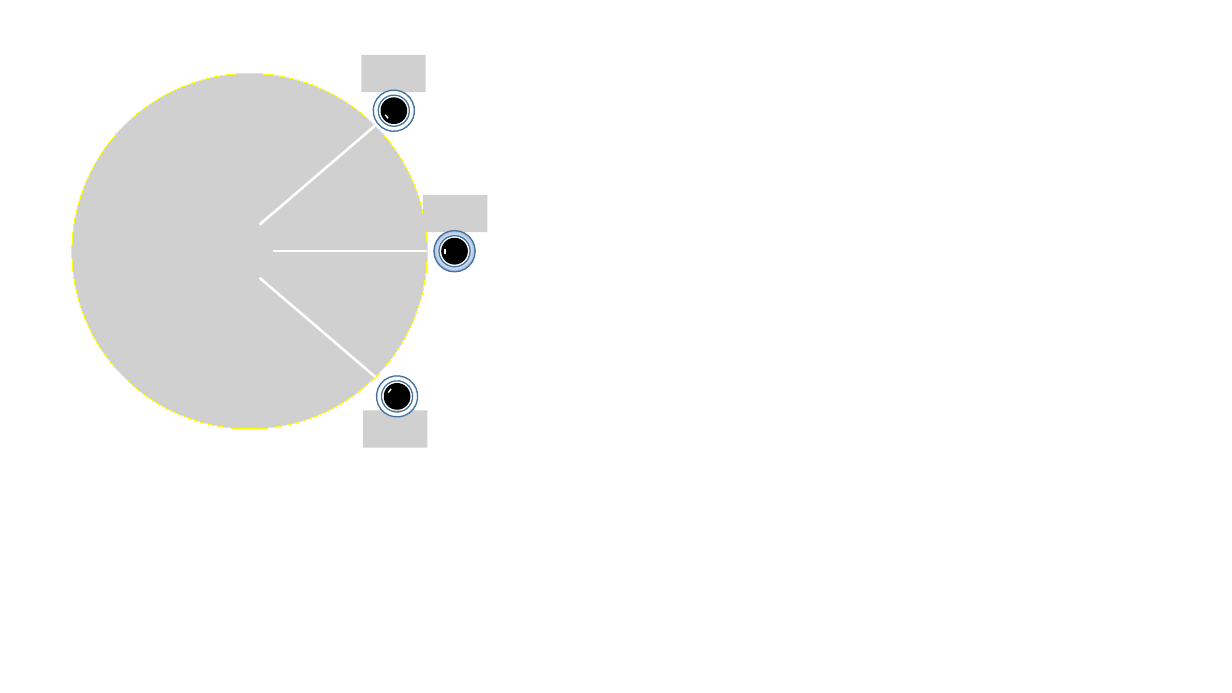
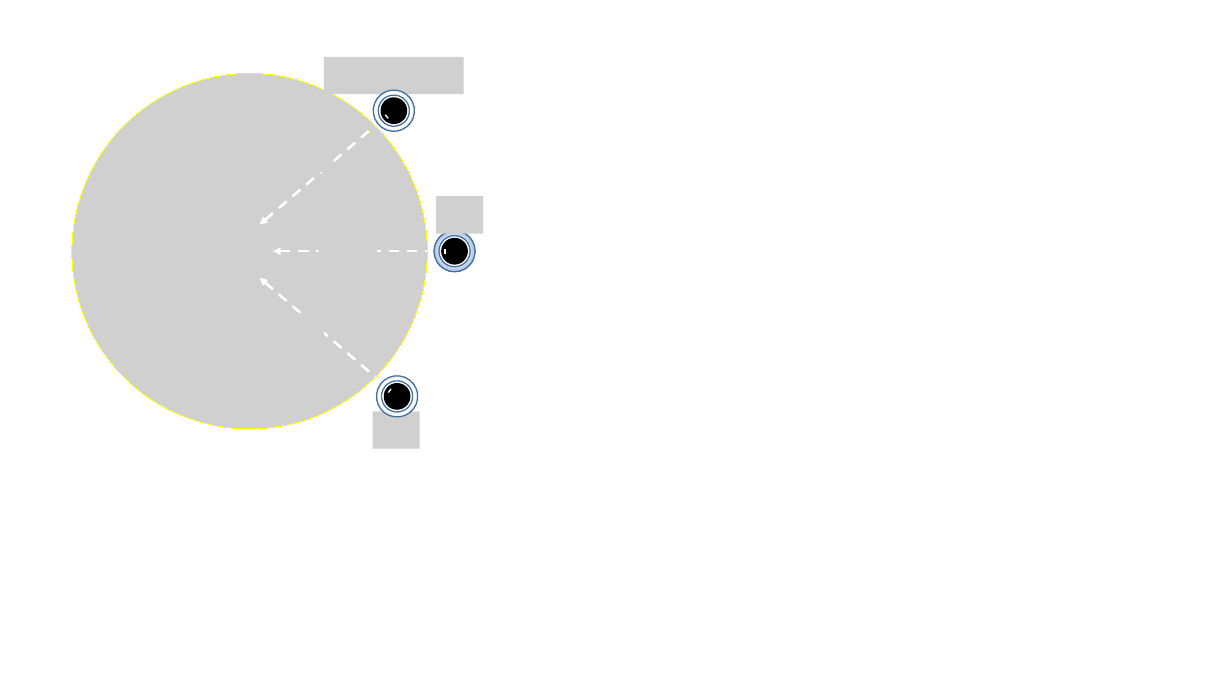
Before and after one commit to akanakia/SigmoidTaskAllocation, a slide deck: slide 1 of figures/GlobalGameSetup.pptx. Drawn at 1232x693 pixels with LibreOffice and Linux fonts; fonts in the diff are those of the drawing; grey boxes stand for pictures. Boxes give left, top, right and bottom in pixels: in the first picture for what was removed or moved away, otherwise in the second. Text is boxed around its words. In the diff, an @@ line names an element or a change of style, - is before the commit and + after.

```diff
--- a/figures/GlobalGameSetup.pptx
+++ b/figures/GlobalGameSetup.pptx
@@ picture resized from (x1=361, y1=55, x2=425, y2=91) to (x1=324, y1=56, x2=464, y2=93) @@
@@ line (260, 225) - (375, 126): line to arrow; stroke #FFFFFF 2 pt to #FFFFFF 2 pt dashed @@
@@ picture added at (x1=274, y1=138, x2=333, y2=172) @@
@@ picture resized from (x1=423, y1=195, x2=488, y2=232) to (x1=436, y1=196, x2=483, y2=233) @@
@@ picture added at (x1=319, y1=218, x2=377, y2=252) @@
@@ line (273, 251) - (427, 251): line to arrow; stroke #FFFFFF 2 pt to #FFFFFF 2 pt dashed @@
@@ line (260, 278) - (375, 377): line to arrow; stroke #FFFFFF 2 pt to #FFFFFF 2 pt dashed @@
@@ picture added at (x1=266, y1=313, x2=324, y2=348) @@
@@ picture resized from (x1=363, y1=410, x2=428, y2=447) to (x1=372, y1=411, x2=420, y2=448) @@
```
Also in this commit, not shown: 2 other files.
